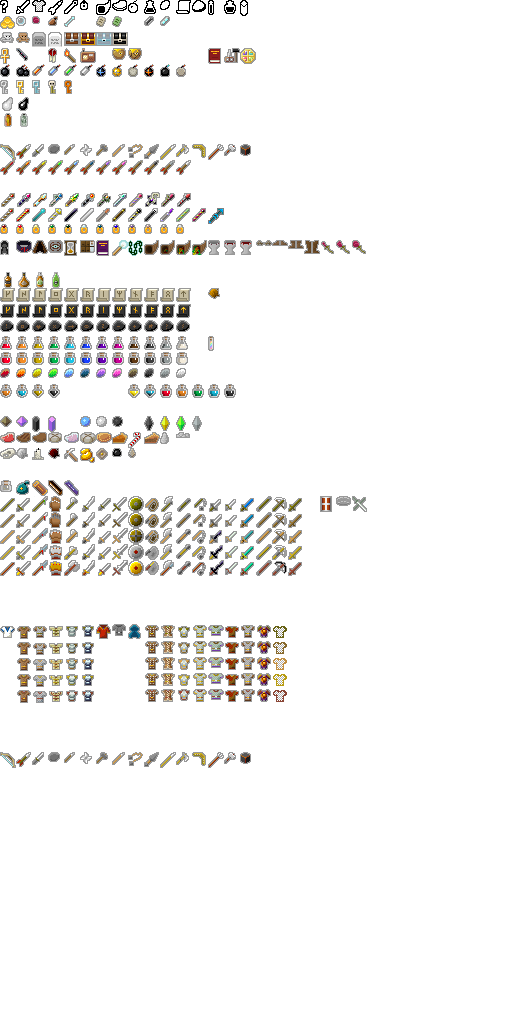
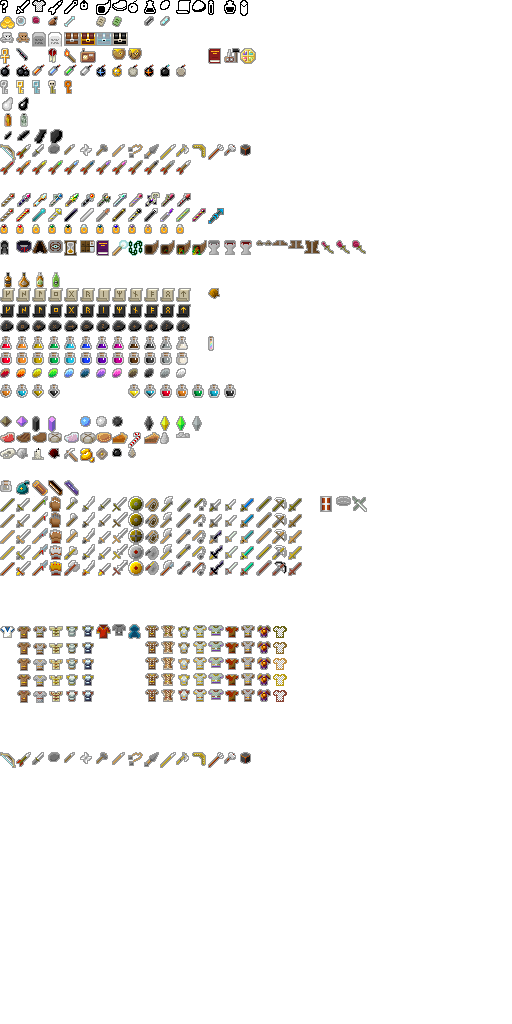
Layers edited between the first and the second w=512, h=1024 image:
painted on "items.png" over [4, 129, 63, 144]
